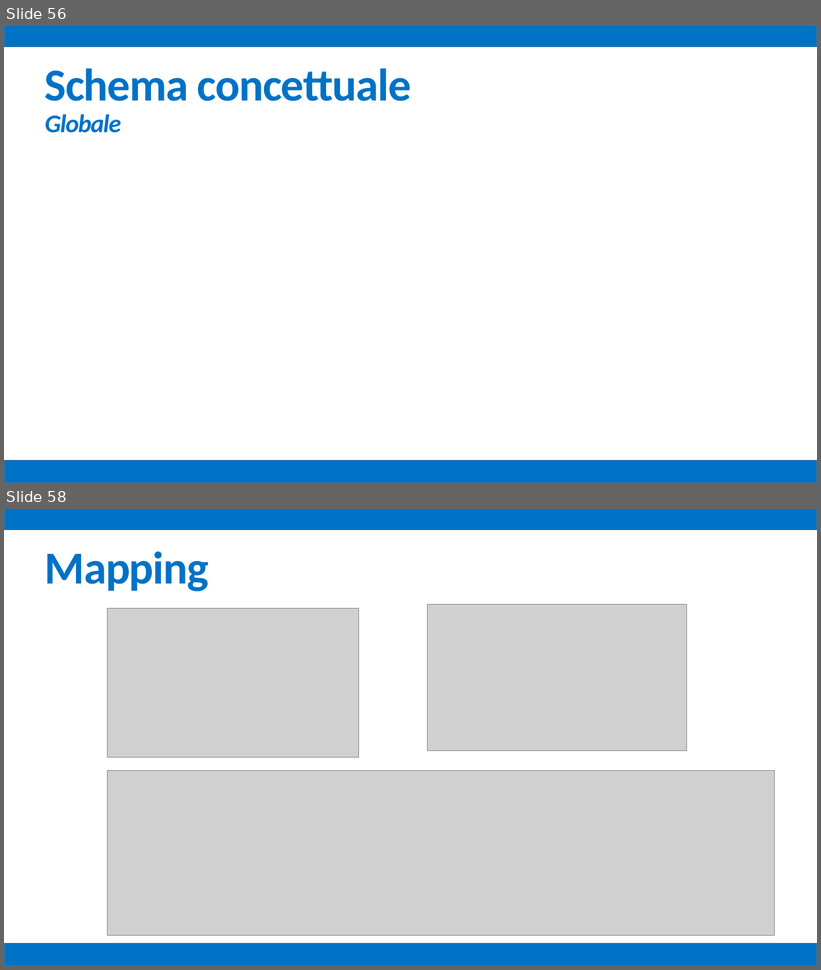
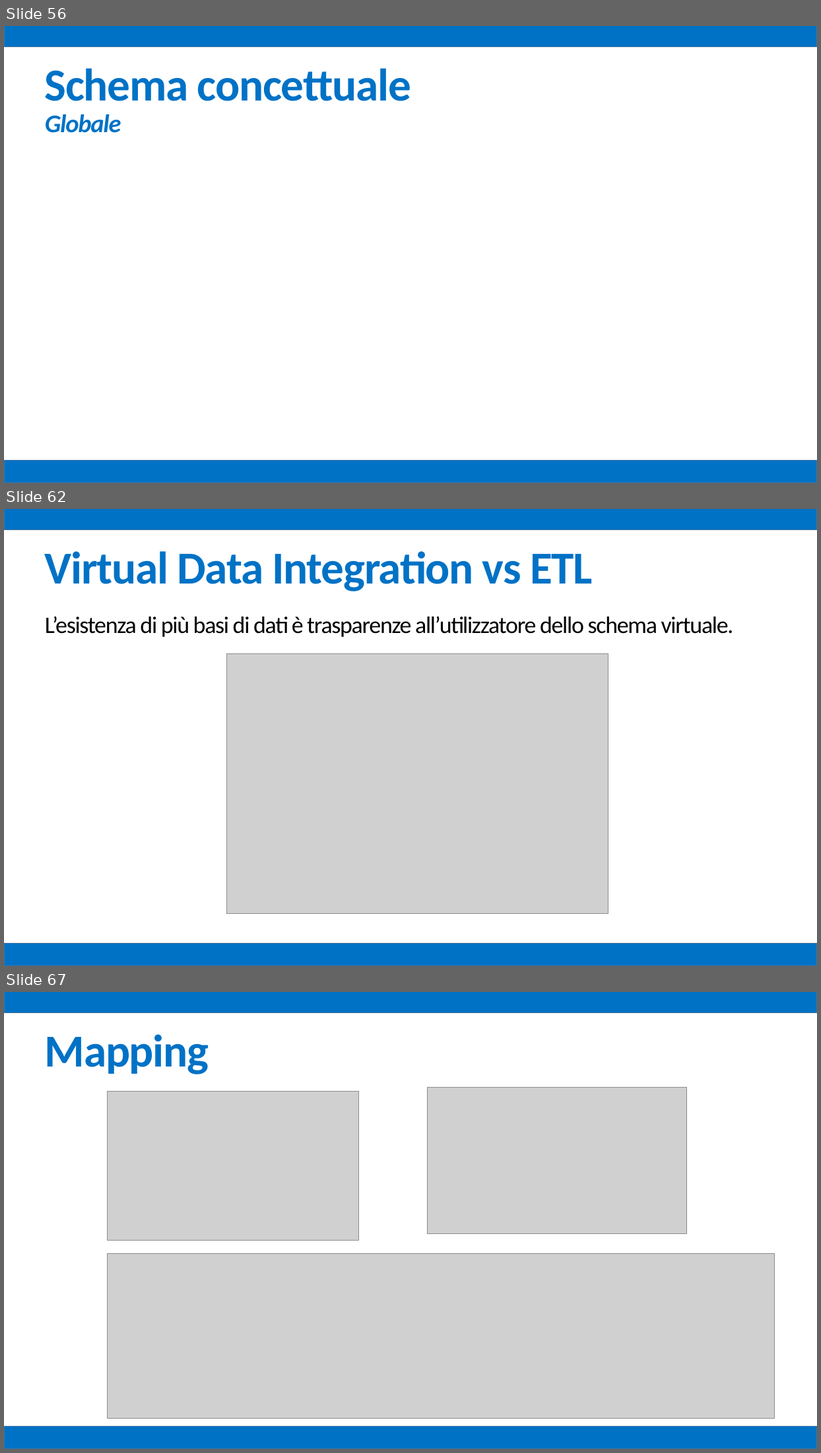
Before and after one commit to mz1991/ProgettoFebbraio2015, a slide deck: Febbraio 2015.pptx. Shown one above the other, each under a label of ours: slides 56 and 58 before the commit, slides 56, 62 and 67 after it; the slides between them are not shown. The pictures are 821x970 and 821x1453 pixels, drawn with LibreOffice and Linux fonts; fonts in the diff are those of the drawing; grey boxes stand for pictures. Boxes give left, top, right and bottom in pixels: in the first picture for what was removed or moved away, otherwise in the second. Text is boxed around its words. In the diff, an @@ line names an element or a change of style, - is before the commit and + after.

```diff
--- a/Febbraio 2015.pptx
+++ b/Febbraio 2015.pptx
@@ slide 62 added at [4, 509, 817, 966], background #FFFFFF @@
@@ rectangle added at [4, 509, 817, 530], fill #0072C6, outline #43739E 1 pt @@
@@ text added at [45, 551, 593, 591], 54 pt, text #0072C6, bold @@
+Virtual Data Integration vs ETL
@@ text added at [45, 617, 734, 637], 28 pt, text #000000 @@
+L’esistenza di più basi di dati è trasparenze all’utilizzatore dello schema virtuale.
@@ picture added at [226, 654, 609, 914] @@
@@ rectangle added at [4, 943, 817, 966], fill #0072C6, outline #43739E 1 pt @@
@@ what was slide 58 is now slide 67 @@
```
Also in this commit, not shown: 6 slides changed, 9 other slides added.
